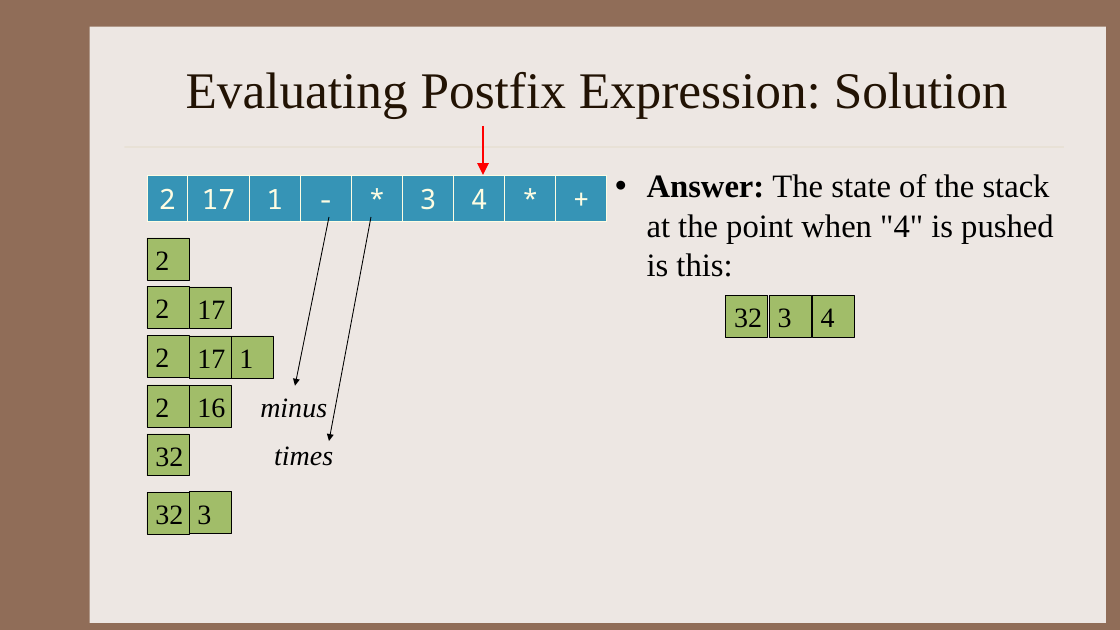
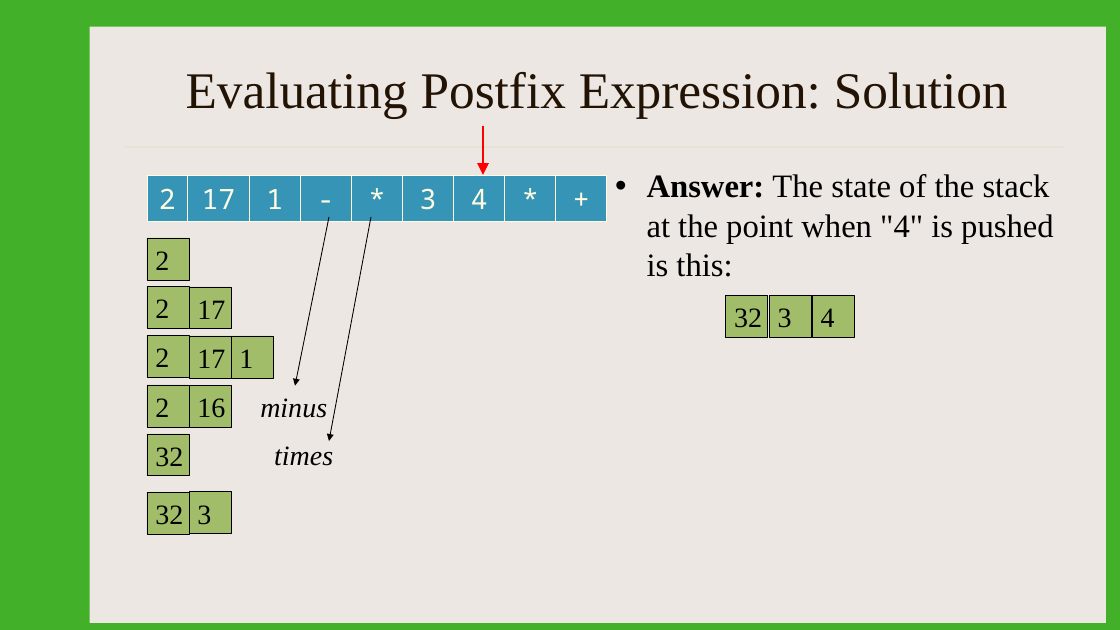
Before and after one commit to kapsitis/rbs-datastructures, a slide deck: slide 57 of slides/DS_Week04_02_StacksAndQueues.pptx (slide 66 before the commit). Drawn at 1120x630 pixels with LibreOffice and Linux fonts; fonts in the diff are those of the drawing. Boxes give left, top, right and bottom in pixels: in the first picture for what was removed or moved away, otherwise in the second. Text is boxed around its words. In the diff, an @@ line names an element or a change of style, - is before the commit and + after.

```diff
--- a/slides/DS_Week04_02_StacksAndQueues.pptx
+++ b/slides/DS_Week04_02_StacksAndQueues.pptx
@@ background #906D58 to #43B02A @@
```
Also in this commit, not shown: 3 other slides changed, 1 slide added, 10 slides removed, 17 other files.
